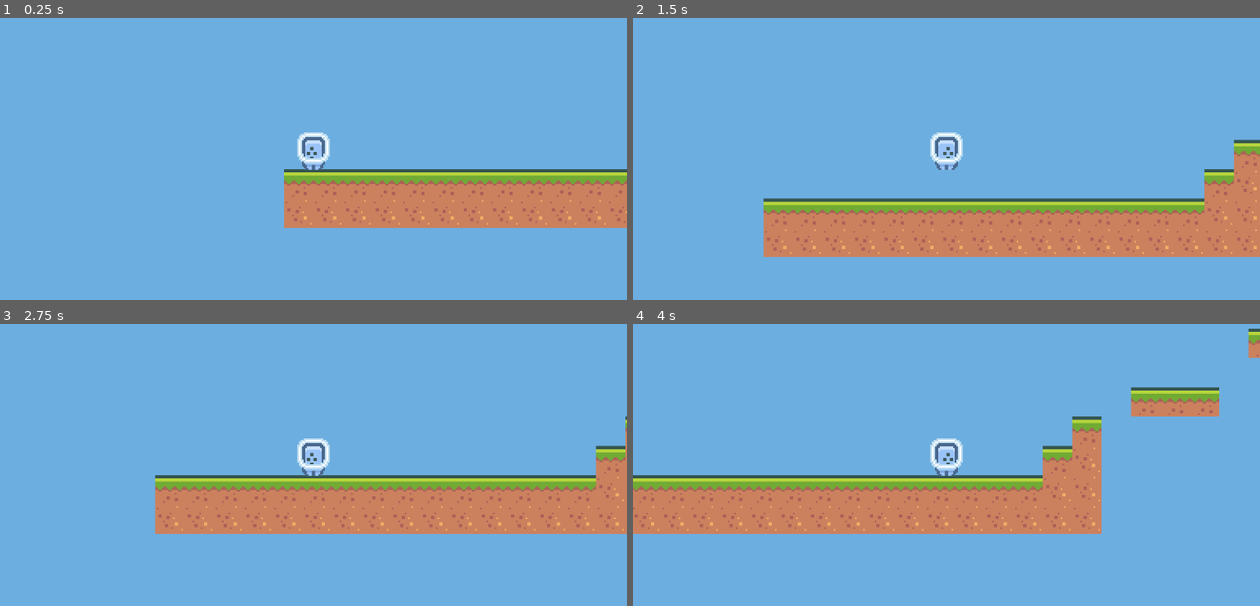
Above: before the commit, frames 1-4 (two rows, left to right).
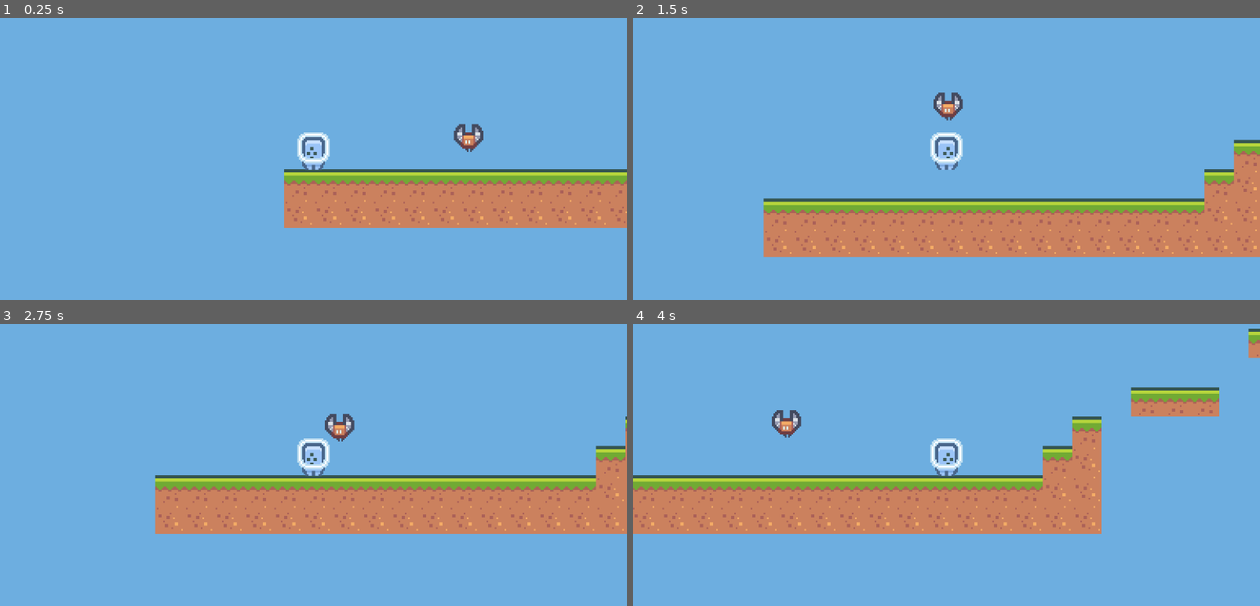
Above: after the commit, the same moments.

Repository: jeffchiudev/Platformer2DProject
Game: Godot game, scene res://Level1.tscn
The game is run twice, just before and just after one commit, with the same random seed, the same clock (stepped at 60 frames per second) and the same inputs.
Inputs:
- Up to frame 1 (0.25 s): no input
- Up to frame 2 (1.5 s): hold Right from 0.53 s (still down); tap Space at 0.77 s
- Up to frame 3 (2.75 s): tap Space at 1.52 s; release Right at 2.03 s; hold Left from 2.03 s (still down)
- Up to frame 4 (4 s): release Left at 2.78 s; hold Right from 2.78 s (still down); tap Space at 3.02, 3.77 s

The runs differ from the first frame. In frame 1, 0.3% of the frame differs, in the area x 72-78%, y 37-48%; in frame 2, 0.3%; in frame 3, 0.3%; in frame 4, 0.3%.

Commit message:
add enemy and enemy script to make enemy move back and forth

Diff:
--- /dev/null
+++ b/Enemy.gd
@@ -0,0 +1,23 @@
+extends Area2D
+
+@export var move_speed : float = 30.0
+@export var move_dir : Vector2
+
+var start_pos: Vector2
+var target_pos: Vector2
+
+# Called when the node enters the scene tree for the first time.
+func _ready() -> void:
+	start_pos = global_position
+	target_pos = start_pos + move_dir
+
+
+# Called every frame. 'delta' is the elapsed time since the previous frame.
+func _process(delta: float) -> void:
+	global_position = global_position.move_toward(target_pos, move_speed * delta)
+
+	if global_position == target_pos:
+		if global_position == start_pos:
+			target_pos = start_pos + move_dir
+		else:
+			target_pos = start_pos
--- a/Level1.tscn
+++ b/Level1.tscn
@@ -1,10 +1,14 @@
-[gd_scene load_steps=5 format=4 uid="uid://taeh2lx7dy8w"]
+[gd_scene load_steps=8 format=4 uid="uid://taeh2lx7dy8w"]
 
 [ext_resource type="TileSet" uid="uid://8h44iclr03gd" path="res://Level1.tres" id="1_cove1"]
 [ext_resource type="Script" uid="uid://b3h31y0nehlcn" path="res://Player.gd" id="2_dwyiq"]
 [ext_resource type="Texture2D" uid="uid://cjfbasl7eygp0" path="res://Sprites/Characters/character_0002.png" id="3_dn5ey"]
+[ext_resource type="Script" uid="uid://d3svvmej6wp8w" path="res://Enemy.gd" id="4_dn5ey"]
+[ext_resource type="Texture2D" uid="uid://dpfw6ck4mow1p" path="res://Sprites/Characters/character_0024.png" id="5_lmyl5"]
 
 [sub_resource type="CapsuleShape2D" id="CapsuleShape2D_lmyl5"]
+
+[sub_resource type="CircleShape2D" id="CircleShape2D_mlbie"]
 
 [node name="Main" type="Node2D"]
 
@@ -27,3 +31,16 @@
 [node name="Camera2D" type="Camera2D" parent="Player"]
 position = Vector2(0, -26)
 zoom = Vector2(3, 3)
+
+[node name="Enemy" type="Area2D" parent="."]
+script = ExtResource("4_dn5ey")
+move_dir = Vector2(0, -50)
+
+[node name="Sprite" type="Sprite2D" parent="Enemy"]
+position = Vector2(95, -12)
+texture = ExtResource("5_lmyl5")
+
+[node name="CollisionShape2D" type="CollisionShape2D" parent="Enemy"]
+visible = false
+position = Vector2(96, -37)
+shape = SubResource("CircleShape2D_mlbie")
Not shown, added: Enemy.gd.uid
